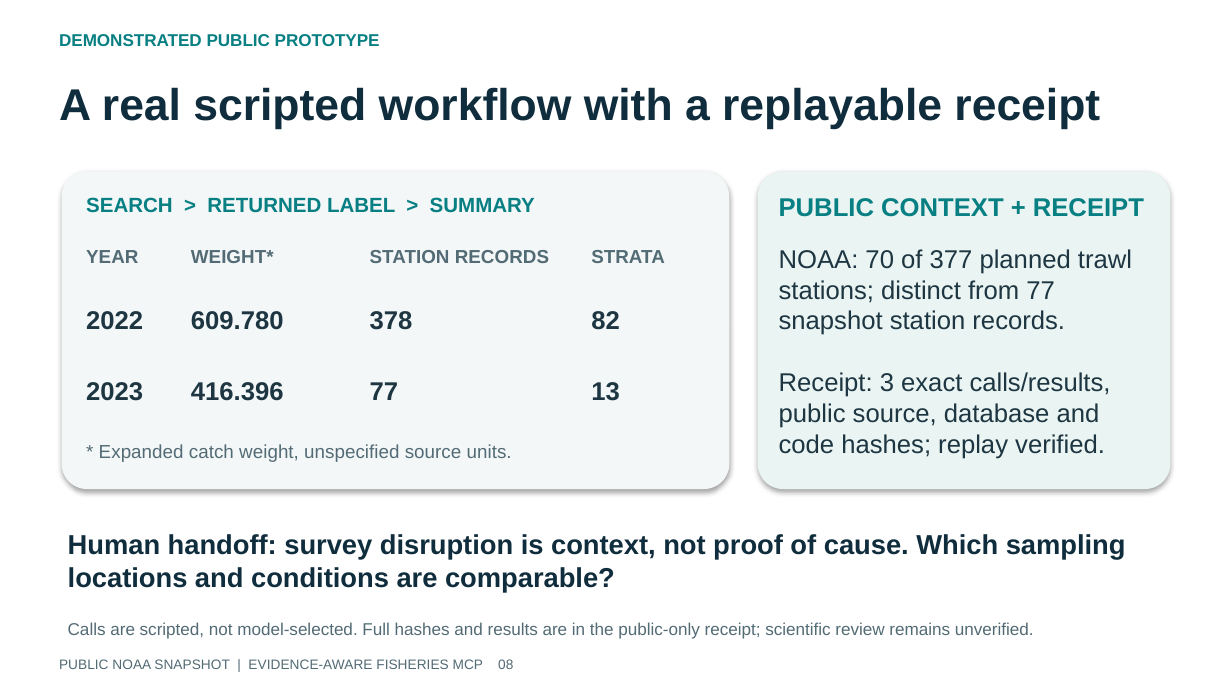
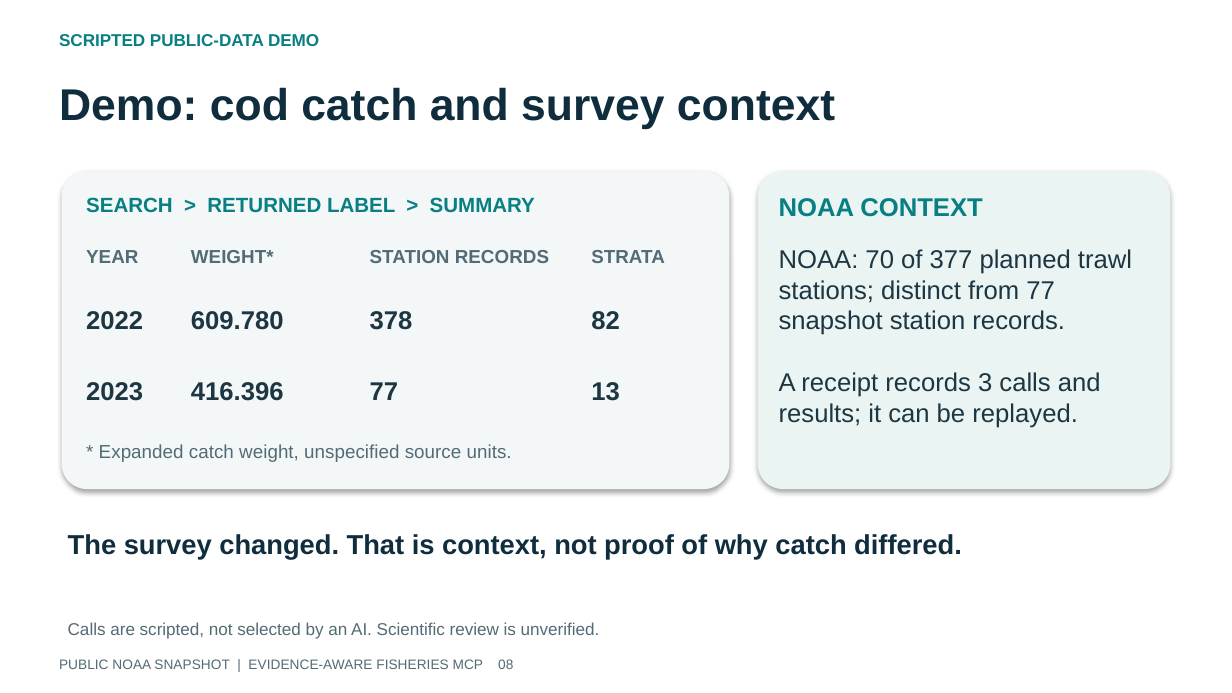
Before and after one commit to gsa-mcp-hackathon/noaa-fisheries-data-gateway, a slide deck: slide 8 of submission/release/fisheries-deck.pptx. Drawn at 1232x693 pixels with LibreOffice and Linux fonts; fonts in the diff are those of the drawing. Boxes give left, top, right and bottom in pixels: in the first picture for what was removed or moved away, otherwise in the second. Text is boxed around its words. In the diff, an @@ line names an element or a change of style, - is before the commit and + after.

```diff
--- a/submission/release/fisheries-deck.pptx
+++ b/submission/release/fisheries-deck.pptx
@@ text at bbox=[59, 34, 319, 46]: text changed @@
-DEMONSTRATED PUBLIC PROTOTYPE
+SCRIPTED PUBLIC-DATA DEMO
@@ text at bbox=[59, 87, 835, 130]: text changed @@
-A real scripted workflow with a replayable receipt
+Demo: cod catch and survey context
@@ text at bbox=[779, 198, 982, 217]: text changed @@
-PUBLIC CONTEXT + RECEIPT
+NOAA CONTEXT
@@ text at bbox=[779, 249, 1132, 428]: text changed @@
-NOAA: 70 of 377 planned trawl stations; distinct from 77 snapshot station records.
-Receipt: 3 exact calls/results, public source, database and code hashes; replay verified.
+NOAA: 70 of 377 planned trawl stations; distinct from 77 snapshot station records.
+A receipt records 3 calls and results; it can be replayed.
@@ text at bbox=[68, 534, 962, 560]: text changed @@
-Human handoff: survey disruption is context, not proof of cause. Which sampling locations and conditions are comparable?
+The survey changed. That is context, not proof of why catch differed.
@@ text at bbox=[68, 622, 600, 639]: text changed @@
-Calls are scripted, not model-selected. Full hashes and results are in the public-only receipt; scientific review remains unverified.
+Calls are scripted, not selected by an AI. Scientific review is unverified.
```
Also in this commit, not shown: 11 other slides changed, 12 other files.
